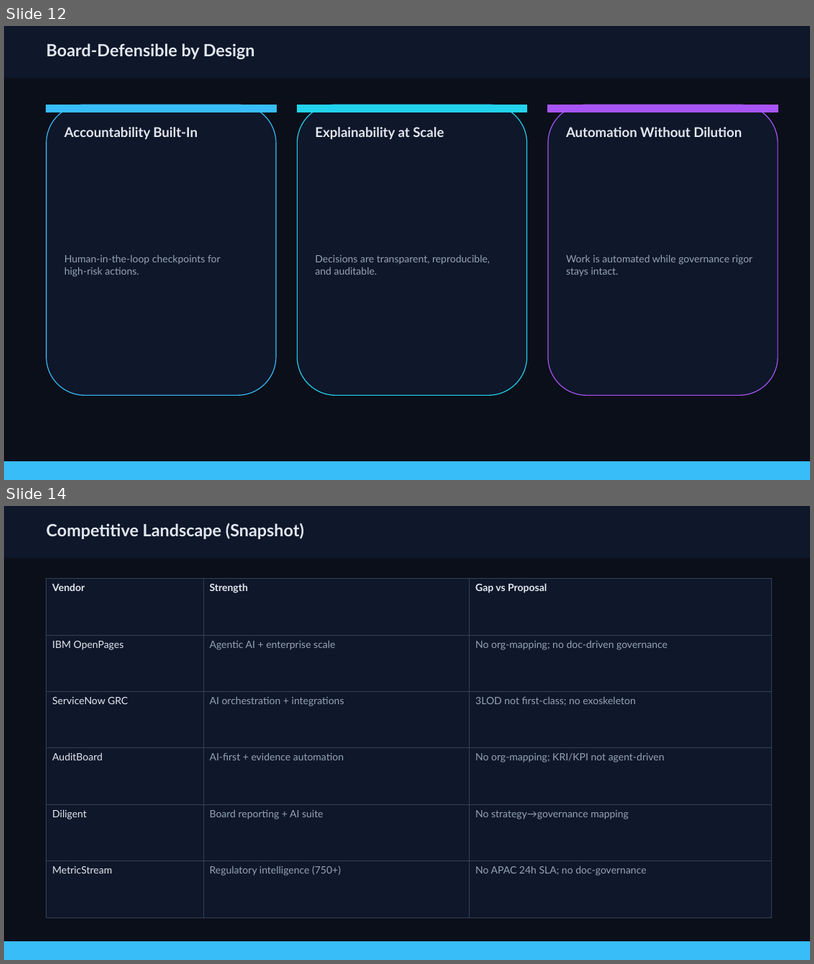
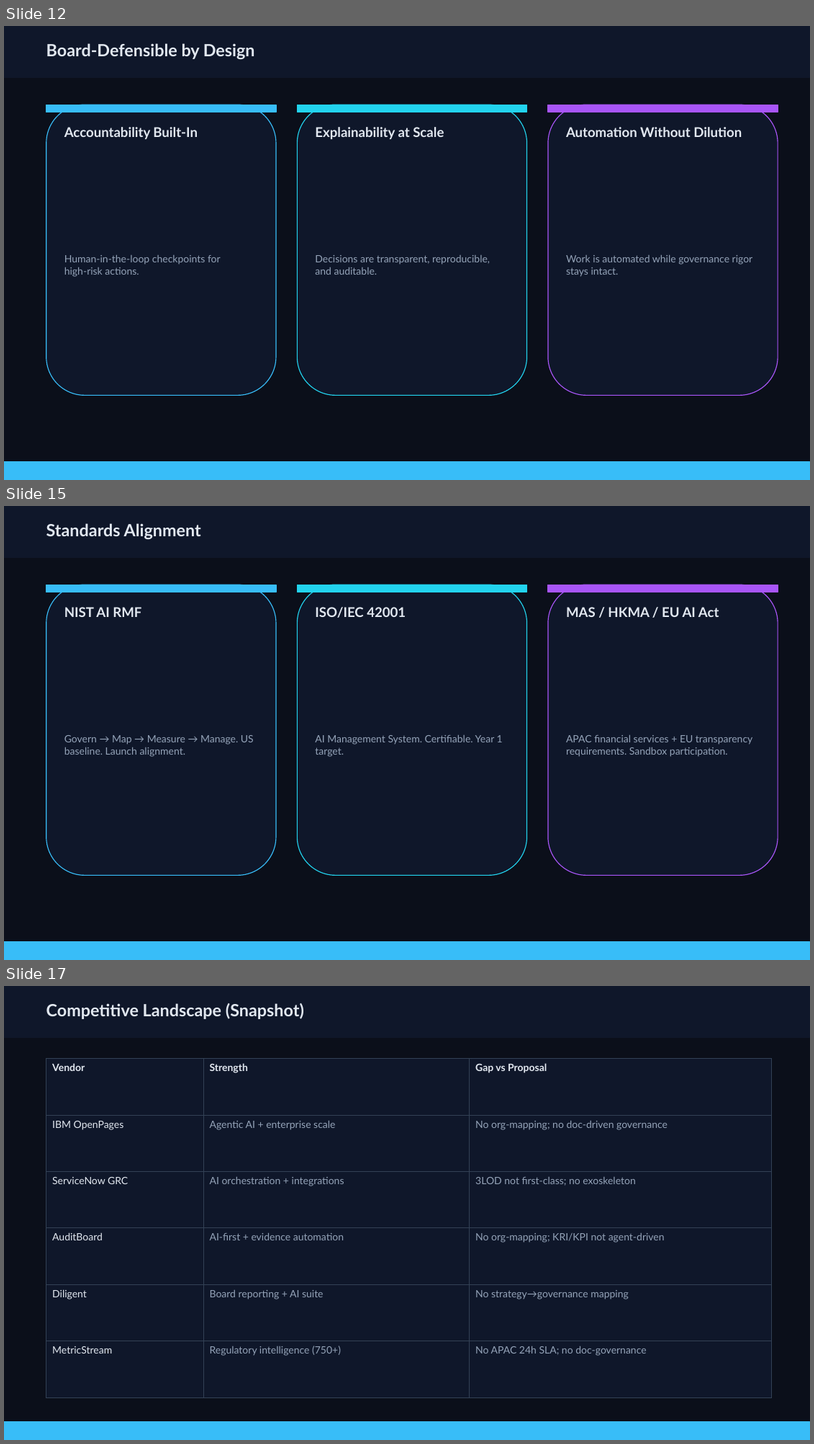
Before and after one commit to feerozac/GRC, a slide deck: _bmad-output/GRC agent.pptx. Shown one above the other, each under a label of ours: slides 12 and 14 before the commit, slides 12, 15 and 17 after it; the slides between them are not shown. The pictures are 814x964 and 814x1444 pixels, drawn with LibreOffice and Linux fonts; fonts in the diff are those of the drawing. Boxes give left, top, right and bottom in pixels: in the first picture for what was removed or moved away, otherwise in the second. Text is boxed around its words. In the diff, an @@ line names an element or a change of style, - is before the commit and + after.

```diff
--- a/_bmad-output/GRC agent.pptx
+++ b/_bmad-output/GRC agent.pptx
@@ slide 15 added at bbox=[4, 506, 810, 960], background #FFFFFF @@
@@ rectangle added at bbox=[4, 506, 810, 960], fill #0B0F1A, outline #0B0F1A 1 pt @@
@@ rectangle added at bbox=[4, 506, 810, 557], fill #0F172A, outline #0F172A 1 pt @@
@@ text added at bbox=[46, 523, 201, 540], 20 pt, text #E2E8F0, bold @@
+Standards Alignment
@@ rounded rectangle added at bbox=[46, 584, 276, 875], fill #0F172A, outline #38BDF8 1 pt @@
@@ rectangle added at bbox=[46, 584, 276, 592], fill #38BDF8, outline #38BDF8 1 pt @@
@@ rounded rectangle added at bbox=[298, 584, 527, 875], fill #0F172A, outline #22D3EE 1 pt @@
@@ rectangle added at bbox=[298, 584, 527, 592], fill #22D3EE, outline #22D3EE 1 pt @@
@@ rounded rectangle added at bbox=[548, 584, 778, 875], fill #0F172A, outline #A855F7 1 pt @@
@@ rectangle added at bbox=[548, 584, 778, 592], fill #A855F7, outline #A855F7 1 pt @@
@@ text added at bbox=[64, 607, 142, 617], 16 pt, text #E2E8F0, bold @@
+NIST AI RMF
@@ text added at bbox=[315, 607, 406, 618], 16 pt, text #E2E8F0, bold @@
+ISO/IEC 42001
@@ text added at bbox=[566, 607, 720, 617], 16 pt, text #E2E8F0, bold @@
+MAS / HKMA / EU AI Act
@@ text added at bbox=[64, 735, 254, 757], 12 pt, text #94A3B8 @@
+Govern → Map → Measure → Manage. US baseline. Launch alignment.
@@ text added at bbox=[315, 734, 503, 757], 12 pt, text #94A3B8 @@
+AI Management System. Certifiable. Year 1 target.
@@ text added at bbox=[566, 734, 753, 757], 12 pt, text #94A3B8 @@
+APAC financial services + EU transparency requirements. Sandbox participation.
@@ rectangle added at bbox=[4, 942, 810, 960], fill #38BDF8, outline #38BDF8 1 pt @@
@@ what was slide 14 is now slide 17 @@
```
Also in this commit, not shown: 7 other slides added, 1 slide removed, 5 other files.
